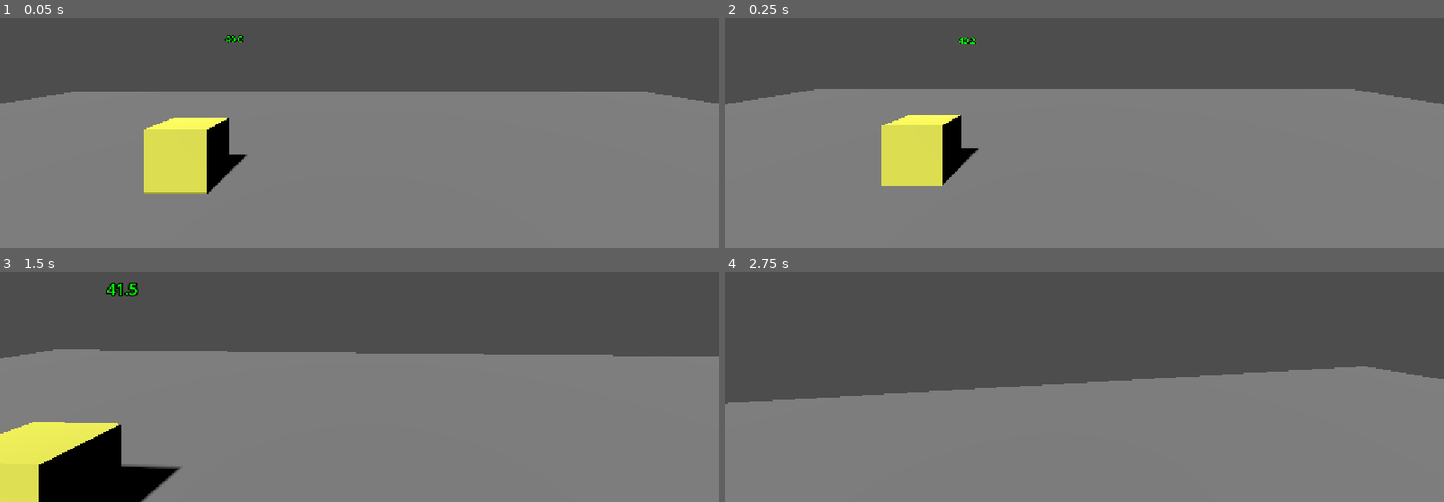
Above: before the commit, frames 1-4 (two rows, left to right).
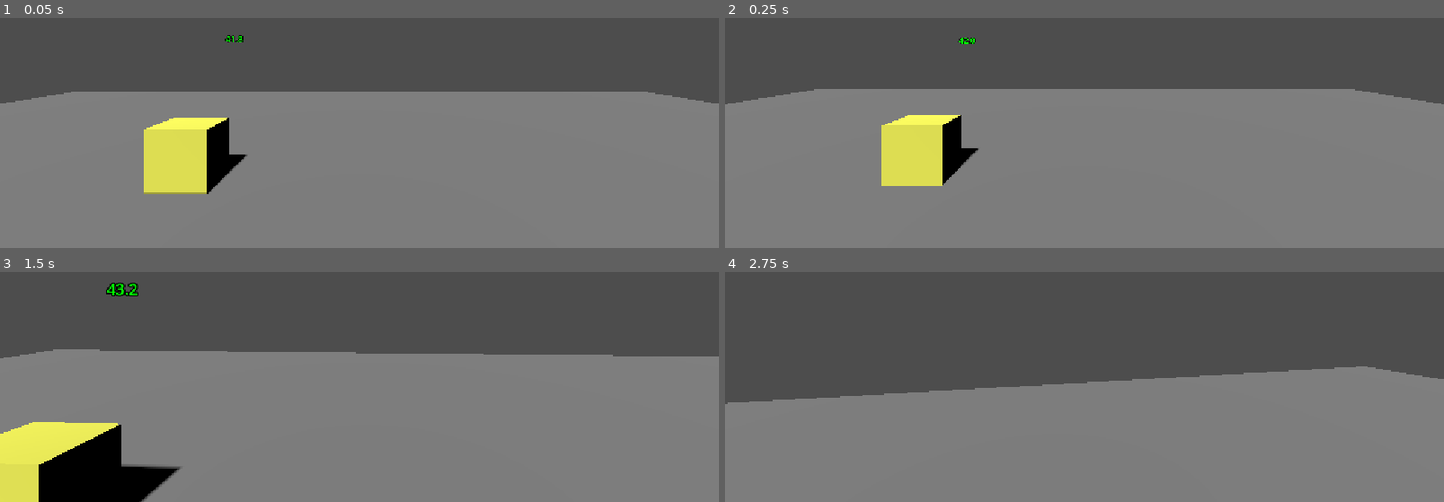
Above: after the commit, the same moments.

Repository: santiagotafur2026/ultimo-turno
Game: Godot game, scene res://main.tscn
The game is run twice, just before and just after one commit, with the same random seed, the same clock (stepped at 60 frames per second) and the same inputs.
Inputs (mouse positions are in pixels of both pictures, inside the frame that each line leads up to):
- Up to frame 1 (0.05 s): no input
- Up to frame 2 (0.25 s): no input
- Up to frame 3 (1.5 s): move the mouse to (395, 297) at 0.52 s; hold Right mouse button (apuntar) 0.53-1.28 s; hold W (move_up) from 0.53 s (still down); move the mouse to (323, 301) at 1.27 s; tap Shift (correr) at 1.35 s
- Up to frame 4 (2.75 s): keep holding W (move_up); move the mouse to (1098, 292) at 2.02 s; press the mouse at (1098, 292) at 2.03 s

The runs differ from the first frame. In frame 1, less than 0.1% of the frame differs, in the area x 32-34%, y 7-11%; in frame 2, less than 0.1%; in frame 3, 0.1%, in the area x 16-20%, y 4-11%; in frame 4, nothing differs.

Commit message:
T9 N3 - Tarea A - semilla sin repetir
T9 N3 - Tarea A - semilla sin repetir

Diff:
--- a/director.gd
+++ b/director.gd
@@ -7,6 +7,13 @@
 @export var intervalos: Array[float] = [8.0, 5.0, 3.0]
 @export var calor_maximo = 100.0
 
+
+@export var semilla = 7
+@export var variacion = 5.0
+var rng = RandomNumberGenerator.new()
+var ultimo = null
+
+
 var estado = Fase.CALMA
 var paneles = []
 var indice = 0
@@ -14,10 +21,20 @@
 var jugador = null
 
 func _ready():
+	jugador = get_tree().get_first_node_in_group("jugador")
+	if jugador == null:
+		print("ERROR: El Personaje no está en el grupo 'jugador'")
+		return
 
-	jugador = get_tree().get_first_node_in_group("jugador")
 	paneles = get_tree().get_nodes_in_group("paneles")
 	reloj = intervalos[estado]
+
+
+	rng.seed = semilla
+	for p in paneles:
+		p.calor += rng.randf_range(-variacion, variacion)
+		print(p.name, " empieza en ", snappedf(p.calor, 0.1))
+
 
 func _physics_process(delta):
 	reloj -= delta
@@ -44,13 +61,17 @@
 		mayor = maxf(mayor, p.calor)
 	return mayor
 
+func elegir_panel():
+	if jugador == null:
+		return null
 
-func elegir_panel():
 	var mejor = null
 	var mejor_d = -1.0
 	for p in paneles:
-		if p.calor >= calor_maximo:
+
+		if p.calor >= calor_maximo or p == ultimo:
 			continue
+
 		var d = p.global_position.distance_to(jugador.global_position)
 		if d > mejor_d:
 			mejor = p
@@ -62,5 +83,7 @@
 	if p == null:
 		print("no queda panel por fallar")
 		return
+
+	ultimo = p
 	print("elige ", p.name)
 	p.subir(golpe)
